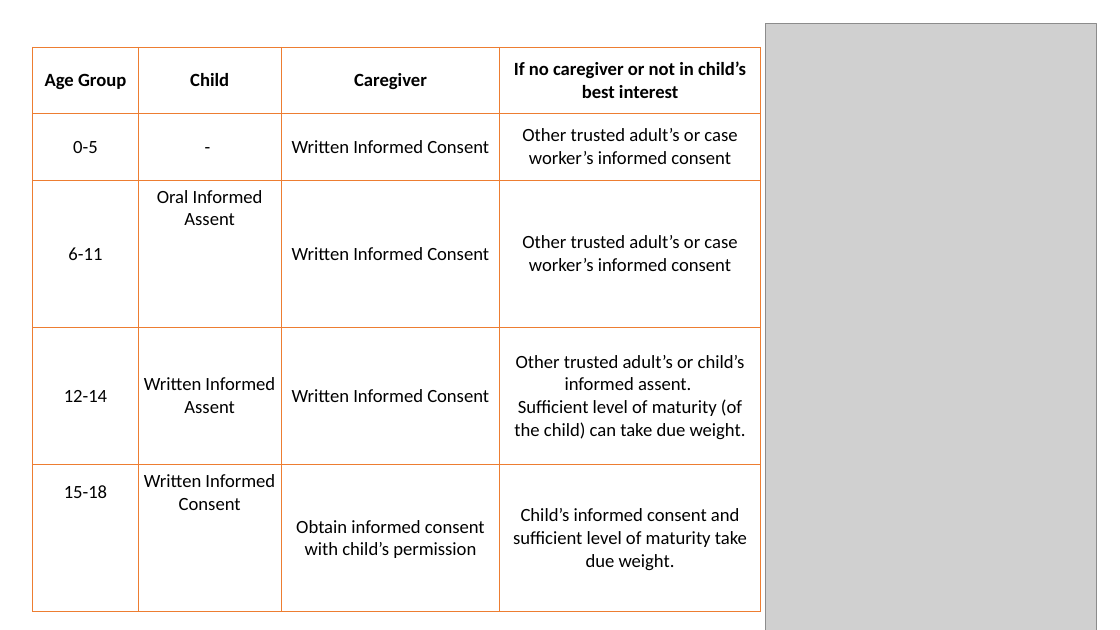
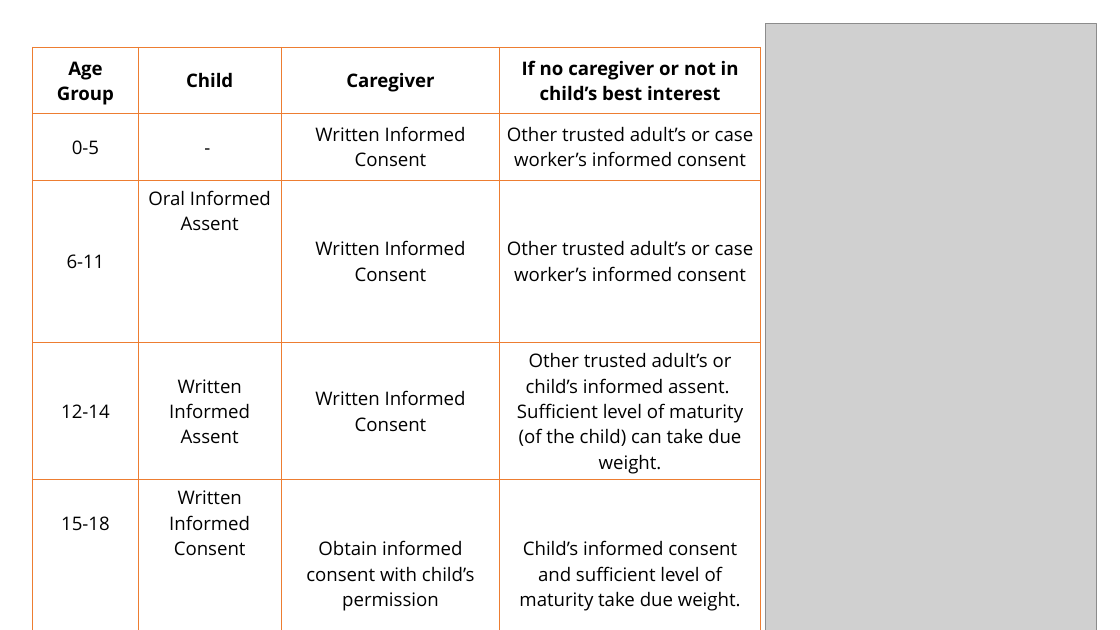
Before and after one commit to Lamasolh/Nabad, a slide deck: slide 4 of safeguarding/en/lessons/informed_consent.pptx. Drawn at 1120x630 pixels with LibreOffice and Linux fonts; fonts in the diff are those of the drawing; grey boxes stand for pictures; background and template pictures are left out. Boxes give left, top, right and bottom in pixels: in the first picture for what was removed or moved away, otherwise in the second. Text is boxed around its words. In the diff, an @@ line names an element or a change of style, - is before the commit and + after.

```diff
--- a/safeguarding/en/lessons/informed_consent.pptx
+++ b/safeguarding/en/lessons/informed_consent.pptx
@@ table at (x1=33, y1=47, x2=760, y2=629) @@
@@ font Calibri to Open Sans @@
```
Also in this commit, not shown: 4 other slides changed, 33 other files.
